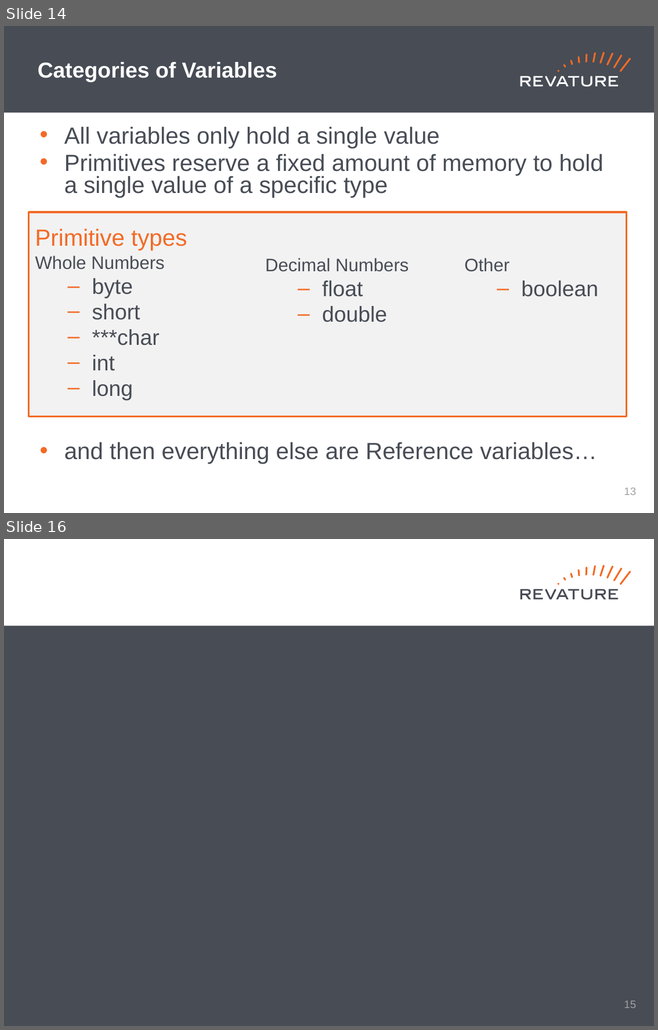
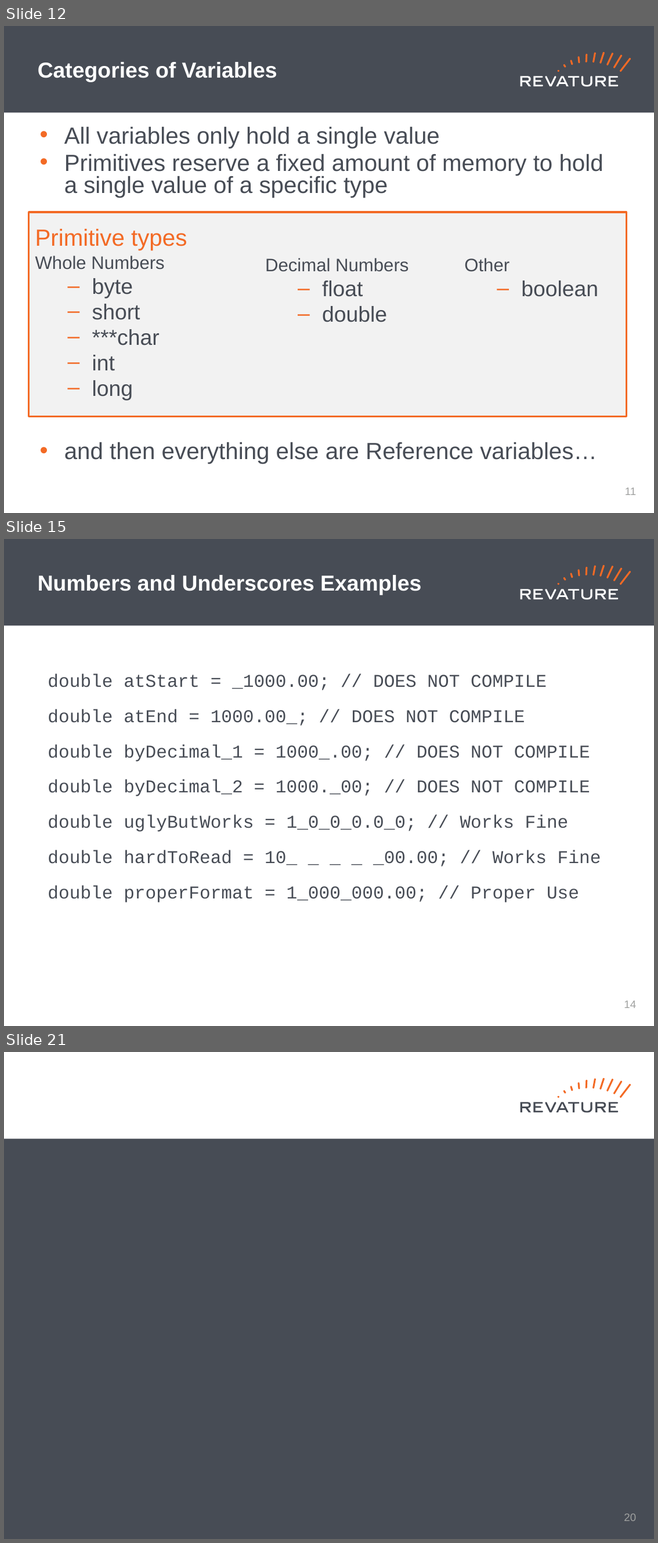
Before and after one commit to jhigherevature/8302021_RAP, a slide deck: powerpoints/Day_2.pptx. Shown one above the other, each under a label of ours: slides 14 and 16 before the commit, slides 12, 15 and 21 after it; the slides between them are not shown. The pictures are 658x1030 and 658x1543 pixels, drawn with LibreOffice and Linux fonts; fonts in the diff are those of the drawing. Boxes give left, top, right and bottom in pixels: in the first picture for what was removed or moved away, otherwise in the second. Text is boxed around its words. In the diff, an @@ line names an element or a change of style, - is before the commit and + after.

```diff
--- a/powerpoints/Day_2.pptx
+++ b/powerpoints/Day_2.pptx
@@ slide 15 added at (4,539,654,1026), background #FFFFFF; not listed: 19 template elements that a slide beside it also shows @@
@@ title added at (38,575,421,595), 24 pt, text #FFFFFF, bold @@
+Numbers and Underscores Examples
@@ text added at (48,674,601,903), 20.1 pt, text #474C55 @@
+double atStart = _1000.00; // DOES NOT COMPILE
+double atEnd = 1000.00_; // DOES NOT COMPILE
+double byDecimal_1 = 1000_.00; // DOES NOT COMPILE
+double byDecimal_2 = 1000._00; // DOES NOT COMPILE
+double uglyButWorks = 1_0_0_0.0_0; // Works Fine
+double hardToRead = 10_ _ _ _ _00.00; // Works Fine
+double properFormat = 1_000_000.00; // Proper Use
@@ page number added at (623,1001,636,1008), 12 pt, text #A0A1A0 @@
+14
@@ what was slide 14 is now slide 12 @@
@@ page number at (625,488,636,495): text changed @@
-13
+11
@@ what was slide 16 is now slide 21 @@
@@ page number at (623,1514,636,1521): text changed @@
-15
+20
```
Also in this commit, not shown: 3 slides changed, 11 other slides added, 7 slides removed, 2 other files.
